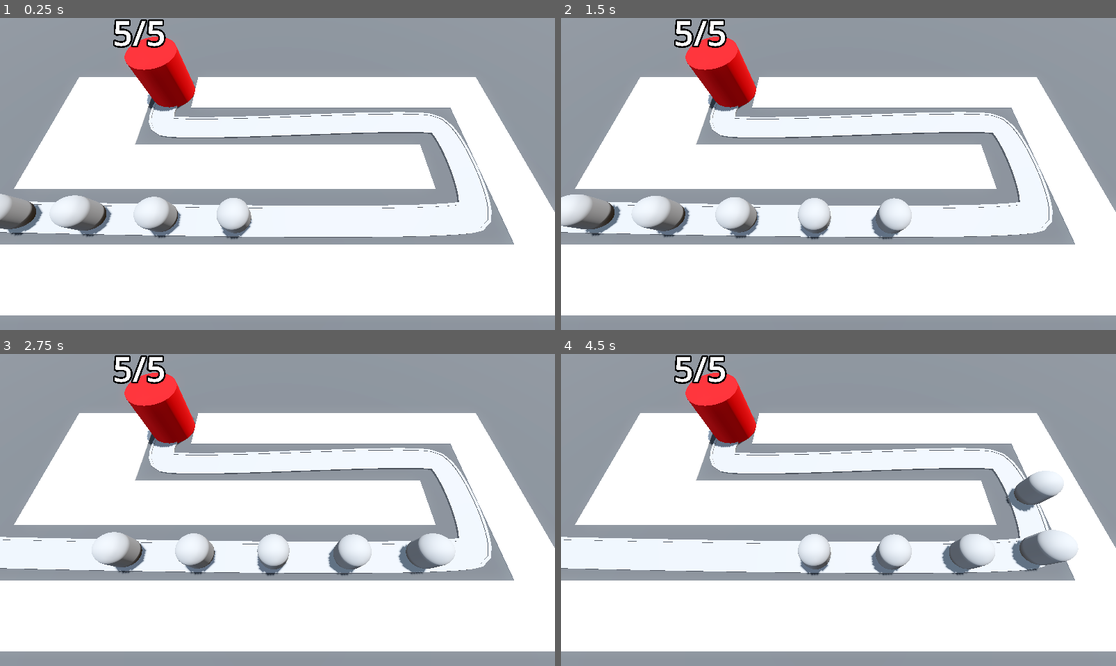
Above: before the commit, frames 1-4 (two rows, left to right).
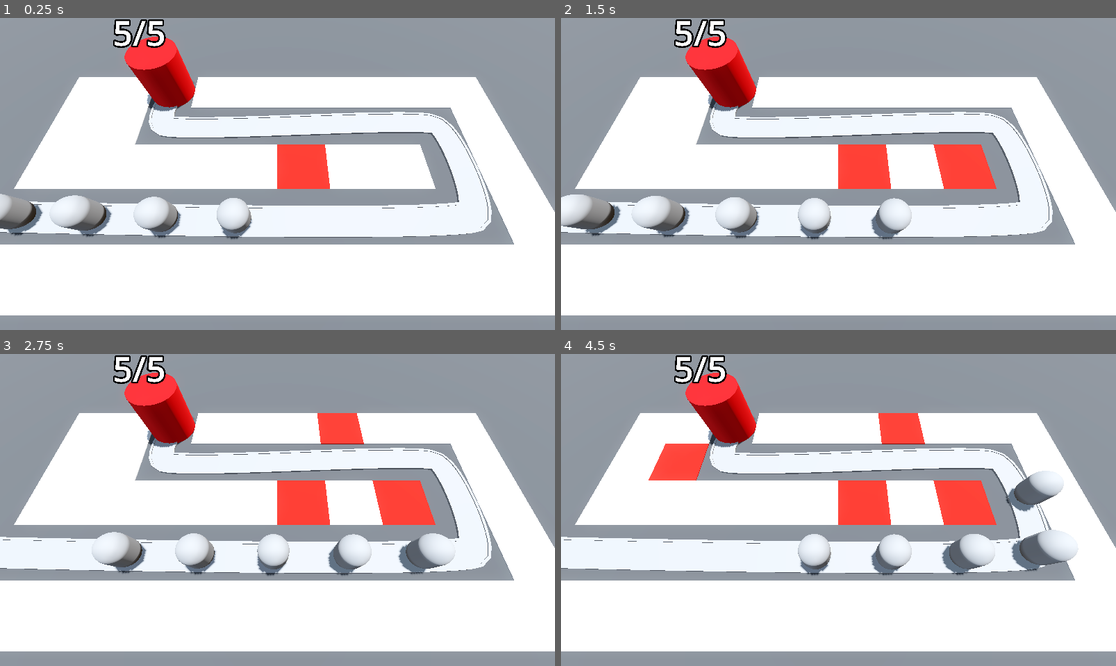
Above: after the commit, the same moments.

Repository: FabioAVSilva/Barbarian-Blaster
Game: Godot game, scene res://BaseLevel.tscn
Same seed, same stepped clock (60 frames per second), same inputs: the game is played once before the commit and once after it.
Inputs (mouse positions are in pixels of both pictures, inside the frame that each line leads up to):
- Up to frame 1 (0.25 s): no input
- Up to frame 2 (1.5 s): move the mouse to (960, 158) at 0.52 s; move the mouse to (727, 189) at 1.27 s
- Up to frame 3 (2.75 s): move the mouse to (333, 441) at 2.02 s
- Up to frame 4 (4.5 s): move the mouse to (810, 572) at 2.77 s; move the mouse to (1005, 556) at 3.52 s; move the mouse to (672, 463) at 4.27 s

The runs differ from the first frame. In frame 1, 1.3% of the frame differs, in the area x 49-60%, y 40-55%; in frame 2, 2.6%; in frame 3, 3.3%; in frame 4, 4.3%, in the area x 15-79%, y 18-55%.

Commit message:
Made gridmap cells update on mouse hover
-On mouse hover cells get updated to the red turret base cell type;
-Fixed issue where non valid cells would get updated;

Diff:
--- a/BaseLevel.tscn
+++ b/BaseLevel.tscn
@@ -42,8 +42,9 @@
 size = Vector3(100, 2, 100)
 material = SubResource("StandardMaterial3D_lvb7b")
 
-[node name="RayPickerCamera" parent="." instance=ExtResource("1_knq2t")]
+[node name="RayPickerCamera" parent="." node_paths=PackedStringArray("gridmap") instance=ExtResource("1_knq2t")]
 transform = Transform3D(1, 0, 0, 0, 0.422618, 0.906308, 0, -0.906308, 0.422618, 0, 14.5, 9.5)
+gridmap = NodePath("../GridMap")
 
 [node name="GridMap" type="GridMap" parent="."]
 mesh_library = ExtResource("1_lvb7b")
--- a/RayPickerCamera/ray_picker_camera.gd
+++ b/RayPickerCamera/ray_picker_camera.gd
@@ -1,10 +1,19 @@
 extends Camera3D
 
+@export var gridmap: GridMap
+
 @onready var ray_cast_3d: RayCast3D = $RayCast3D
+
 
 # Called every frame. 'delta' is the elapsed time since the previous frame.
 func _process(delta: float) -> void:
 	var mouse_position: Vector2 = get_viewport().get_mouse_position()
 	ray_cast_3d.target_position = project_local_ray_normal(mouse_position) * 100.0
 	ray_cast_3d.force_raycast_update()
-	printt(ray_cast_3d.get_collider(), ray_cast_3d.get_collision_point())
+	if ray_cast_3d.is_colliding():
+		var collider = ray_cast_3d.get_collider()
+		if collider is GridMap:
+			var collision_point =  ray_cast_3d.get_collision_point()
+			var cell = gridmap.local_to_map(collision_point)
+			if gridmap.get_cell_item(cell) == 0:
+				gridmap.set_cell_item(cell, 1)
